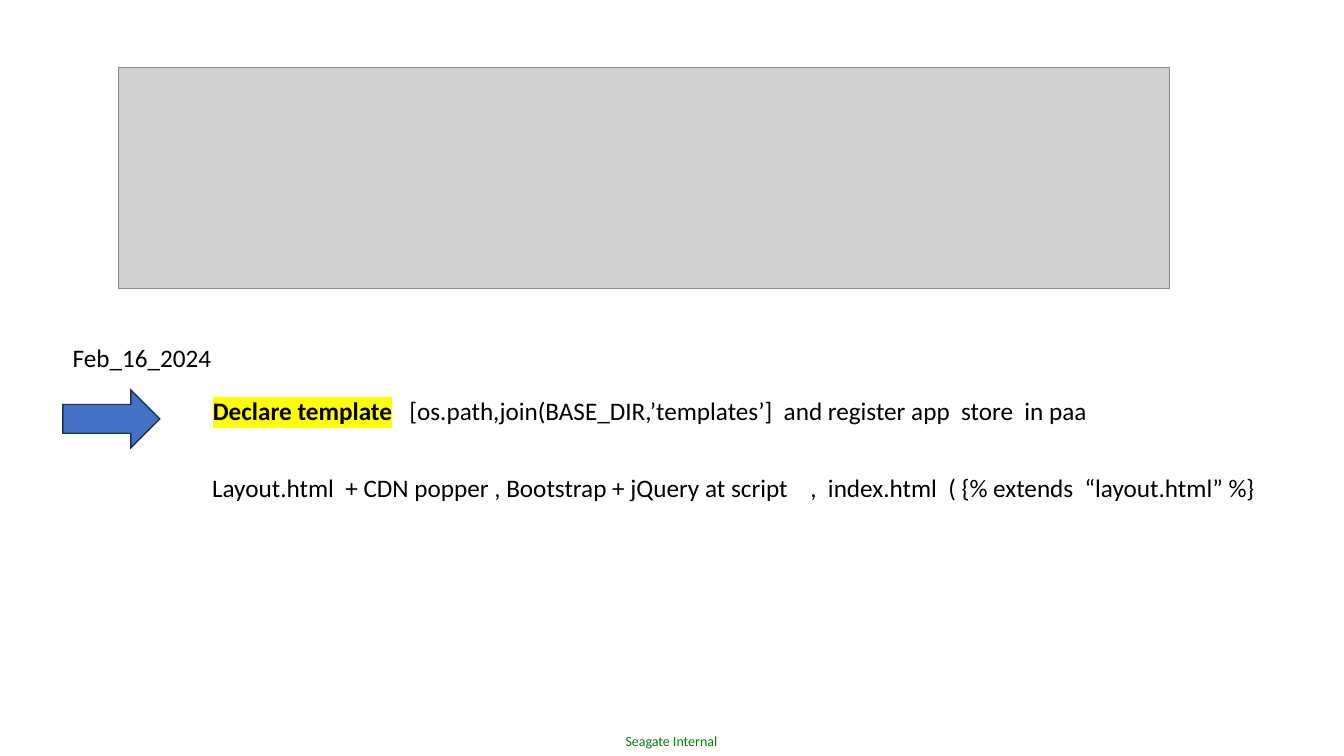
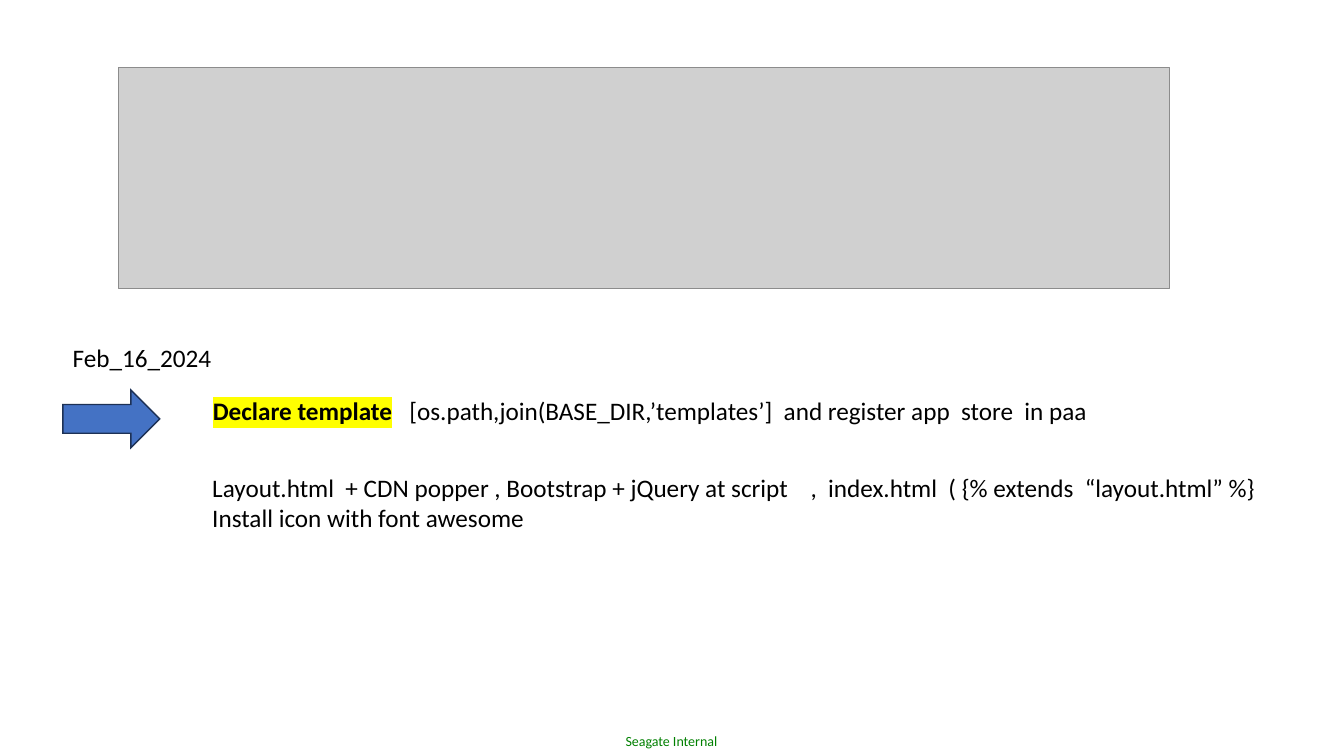
Before and after one commit to Witaya252525/Djanko_workshop, a slide deck: slide 7 of MEMO Djano Ecommerce_24.pptx. Drawn at 1344x756 pixels with LibreOffice and Linux fonts; fonts in the diff are those of the drawing; grey boxes stand for pictures. Boxes give left, top, right and bottom in pixels: in the first picture for what was removed or moved away, otherwise in the second. Text is boxed around its words. In the diff, an @@ line names an element or a change of style, - is before the commit and + after.

```diff
--- a/MEMO Djano Ecommerce_24.pptx
+++ b/MEMO Djano Ecommerce_24.pptx
@@ text at <box>212,509,524,528</box>: paragraph added @@
+Install icon with font awesome
```
Also in this commit, not shown: 3 other slides changed, 4 slides added, 2 slides removed, 3 other files.
